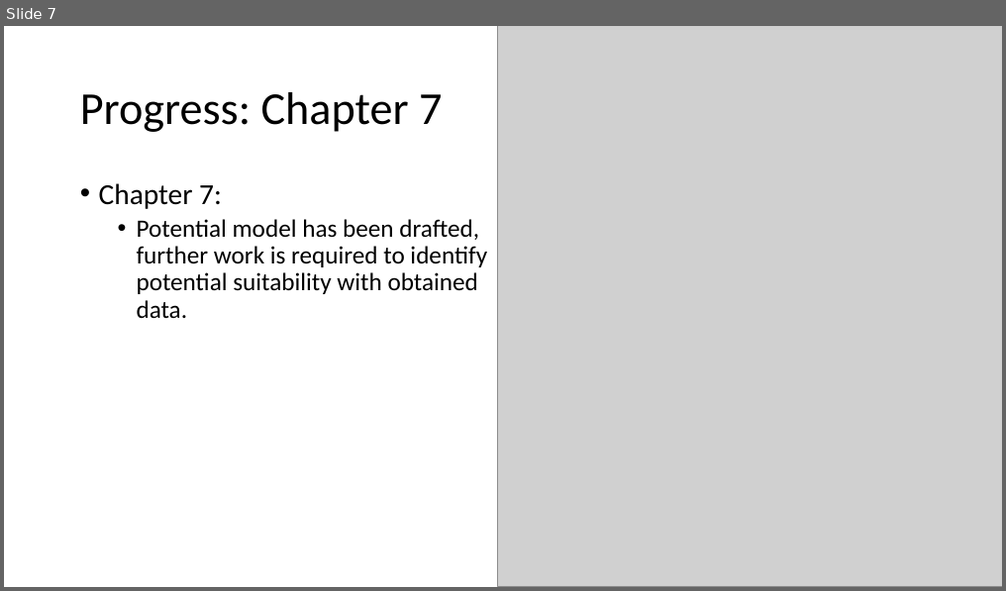
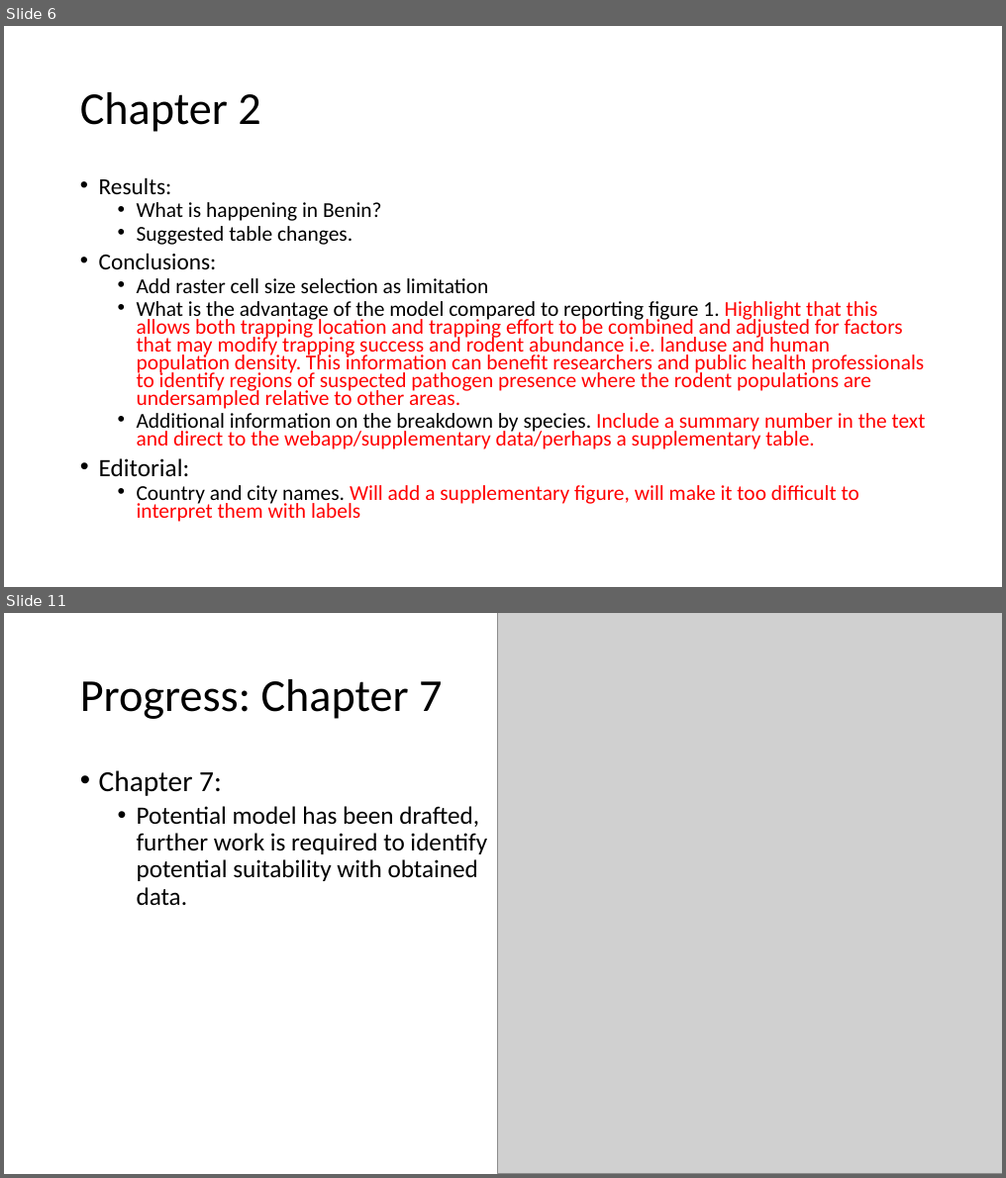
Before and after one commit to DidDrog11/phd_project, a slide deck: reports/supervisor_meeting_update/meeting_presentation_2022-10-27.pptx. Shown one above the other, each under a label of ours: slide 7 before the commit, slides 6 and 11 after it; the slides between them are not shown. The pictures are 1006x591 and 1006x1178 pixels, drawn with LibreOffice and Linux fonts; fonts in the diff are those of the drawing; grey boxes stand for pictures. Boxes give left, top, right and bottom in pixels: in the first picture for what was removed or moved away, otherwise in the second. Text is boxed around its words. In the diff, an @@ line names an element or a change of style, - is before the commit and + after.

```diff
--- a/reports/supervisor_meeting_update/meeting_presentation_2022-10-27.pptx
+++ b/reports/supervisor_meeting_update/meeting_presentation_2022-10-27.pptx
@@ slide 6 added at <box>4,26,1002,587</box>, background #FFFFFF @@
@@ title added at <box>80,92,260,132</box>, 44 pt, text #000000 @@
+Chapter 2
@@ text added at <box>99,177,926,522</box>, 20.4 pt, text #FF0000 @@
+• Results:
+  • What is happening in Benin?
+  • Suggested table changes.
+• Conclusions:
+  • Add raster cell size selection as limitation
+  • What is the advantage of the model compared to reporting figure 1. Highlight that this allows both trapping location and trapping effort to be combined and adjusted for factors that may modify trapping success and rodent abundance i.e. landuse and human population density. This information can benefit researchers and public health professionals to identify regions of suspected pathogen presence where the rodent populations are undersampled relative to other areas.
+  • Additional information on the breakdown by species. Include a summary number in the text and direct to the webapp/supplementary data/perhaps a supplementary table.
+• Editorial:
+  • Country and city names. Will add a supplementary figure, will make it too difficult to interpret them with labels
@@ what was slide 7 is now slide 11 @@
```
Also in this commit, not shown: 5 slides changed, 4 other slides added, 2 slides removed, 1 other file.
